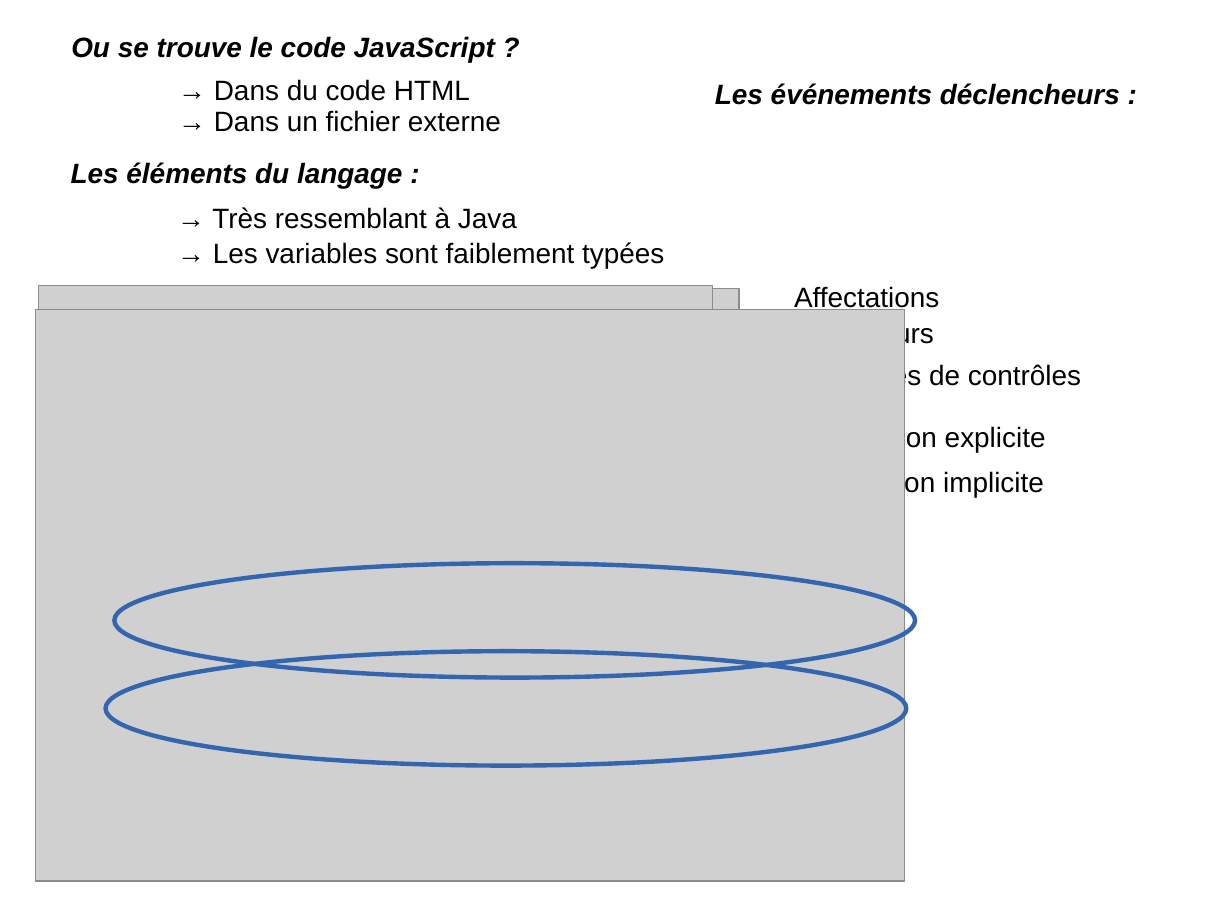
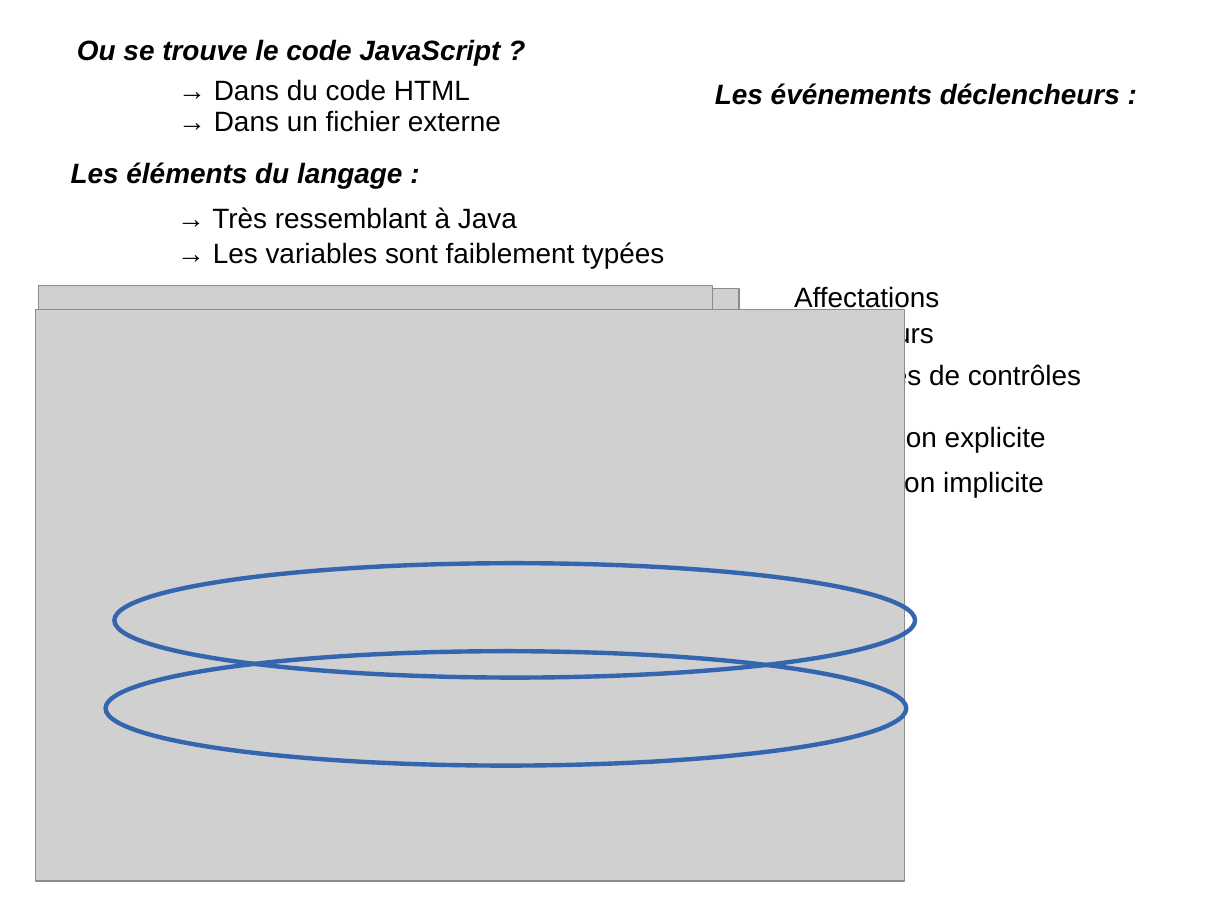
Before and after one commit to ISTICUniversityOfRennes1/TAACours6WebEngineering, a slide deck: slide 1 of 3.JavaScript/Slides/JavaScript_part2_Marc.odp. Drawn at 1232x924 pixels with LibreOffice and Linux fonts; fonts in the diff are those of the drawing; grey boxes stand for pictures. Boxes give left, top, right and bottom in pixels: in the first picture for what was removed or moved away, otherwise in the second. Text is boxed around its words. In the diff, an @@ line names an element or a change of style, - is before the commit and + after.

```diff
--- a/3.JavaScript/Slides/JavaScript_part2_Marc.odp
+++ b/3.JavaScript/Slides/JavaScript_part2_Marc.odp
@@ text "Ou se trouve le code ...": place and size @@
-text "Ou se trouve le code ..." at box(71, 36, 495, 62)
+text "Ou se trouve le code ..." at box(77, 39, 500, 65)
```
Also in this commit, not shown: 1 other slide changed, 2 other files.
